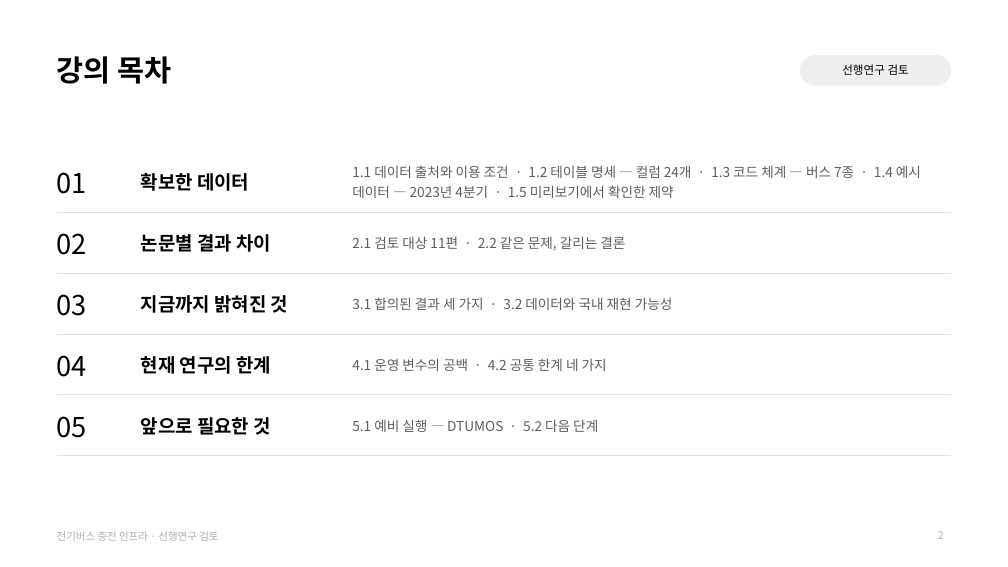
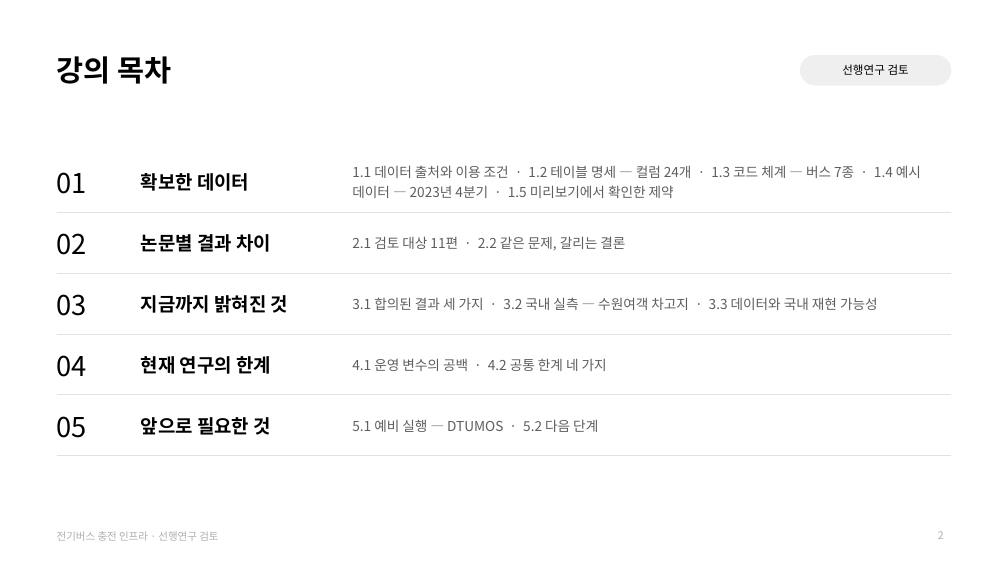
Before and after one commit to jujuwon7/presentation, a slide deck: slide 2 of 전기버스_충전인프라_선행연구_검토.pptx. Drawn at 1008x567 pixels with LibreOffice and Linux fonts; fonts in the diff are those of the drawing. Boxes give left, top, right and bottom in pixels: in the first picture for what was removed or moved away, otherwise in the second. Text is boxed around its words. In the diff, an @@ line names an element or a change of style, - is before the commit and + after.

```diff
--- a/전기버스_충전인프라_선행연구_검토.pptx
+++ b/전기버스_충전인프라_선행연구_검토.pptx
@@ table at (x1=57, y1=151, x2=951, y2=456) @@
-row 3, column 3: 3.1 합의된 결과 세 가지 · 3.2 데이터와 국내 재현 가능성
+row 3, column 3: 3.1 합의된 결과 세 가지 · 3.2 국내 실측 — 수원여객 차고지 · 3.3 데이터와 국내 재현 가능성
```
Also in this commit, not shown: 4 other slides changed, 1 slide added.
